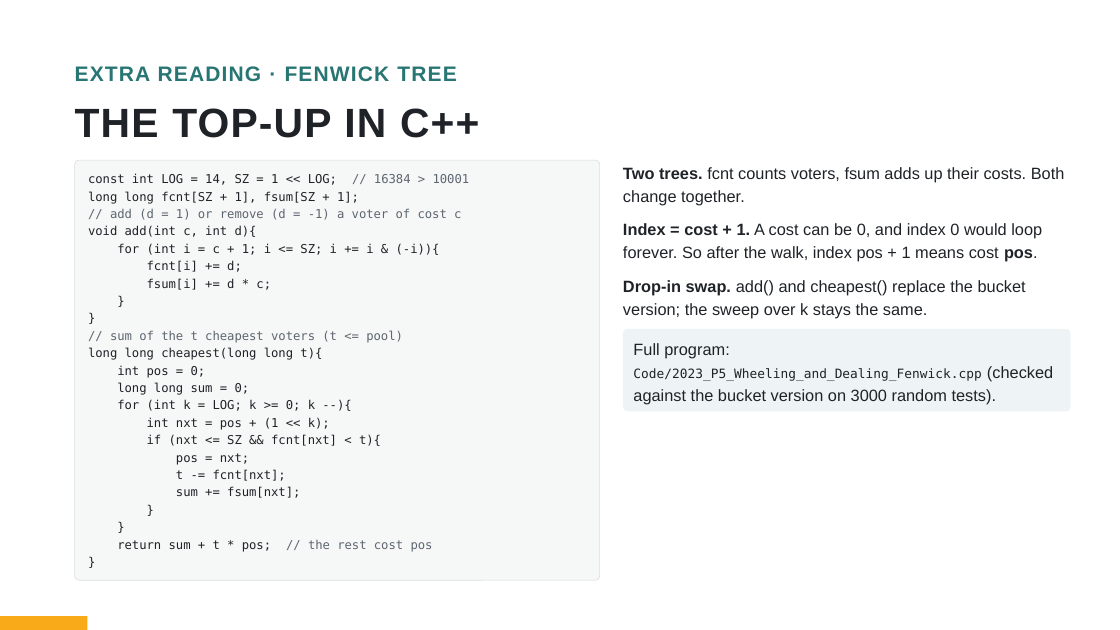
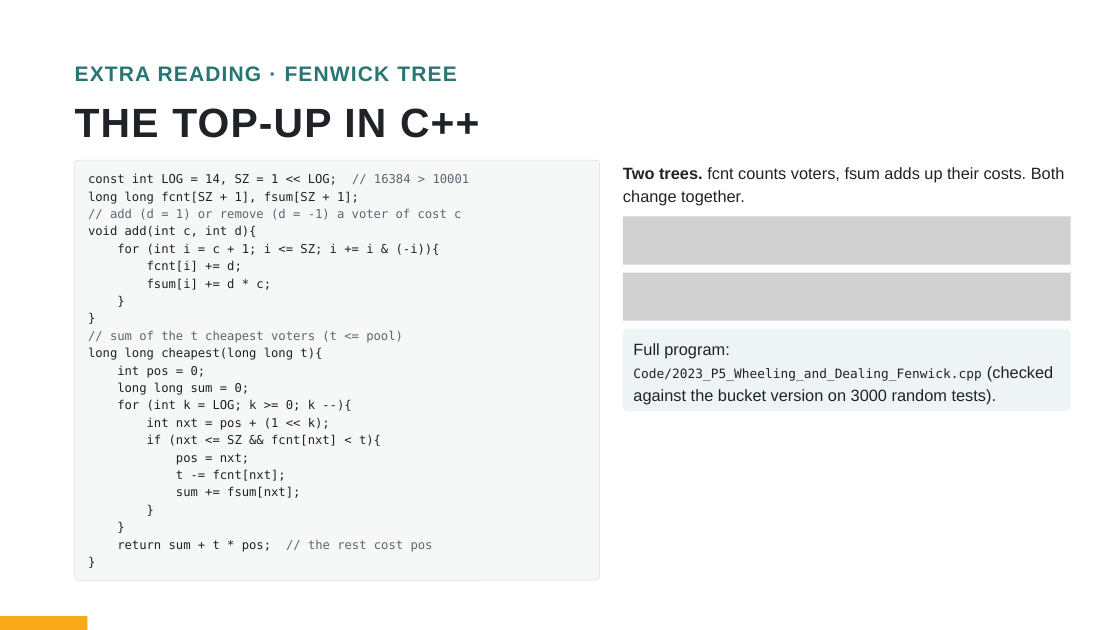
Before and after one commit to bryanbsun/AIO, a slide deck: slide 42 of AIO/P6/AIO High Achievers Camp Session 3 Greedy and the Water Level.pptx. Drawn at 1120x630 pixels with LibreOffice and Linux fonts; fonts in the diff are those of the drawing; grey boxes stand for pictures. Boxes give left, top, right and bottom in pixels: in the first picture for what was removed or moved away, otherwise in the second. Text is boxed around its words. In the diff, an @@ line names an element or a change of style, - is before the commit and + after.

```diff
--- a/AIO/P6/AIO High Achievers Camp Session 3 Greedy and the Water Level.pptx
+++ b/AIO/P6/AIO High Achievers Camp Session 3 Greedy and the Water Level.pptx
@@ text removed at (x1=623, y1=223, x2=1042, y2=262) @@
-Index = cost + 1. A cost can be 0, and index 0 would loop forever. So after the walk, index pos + 1 means cost pos.
@@ picture added at (x1=623, y1=217, x2=1071, y2=265) @@
@@ text removed at (x1=623, y1=280, x2=1026, y2=318) @@
-Drop-in swap. add() and cheapest() replace the bucket version; the sweep over k stays the same.
@@ picture added at (x1=623, y1=272, x2=1071, y2=320) @@
```
Also in this commit, not shown: 34 other slides changed, 3 other files.
